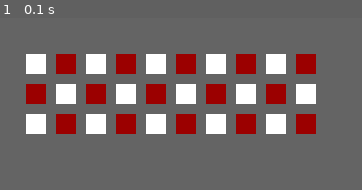
Above: before the commit, frame 1.
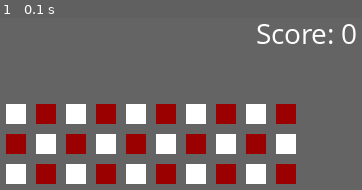
Above: after the commit, the same moment.

Repository: Roman-Blokhin/Python
Game: pygame game, started from my_code/testing/run_blocks/main.py
Two runs of this game, one before a commit and one after it. Both use one fixed random seed, a clock stepped at 60 frames per second and the inputs below.
Inputs:
- Up to frame 1 (0.1 s): no input

The runs differ from the first frame. In frame 1, 38% of the frame differs, in the area x 1-99%, y 3-97%.

Commit message:
Pygame - бегущие блоки. Расположение Score на экране

Diff:
--- a/my_code/testing/run_blocks/main.py
+++ b/my_code/testing/run_blocks/main.py
@@ -23,6 +23,10 @@
 direct_x = 1
 direct_y = 1
 
+score = 0
+score_x = 300
+score_y = 30
+
 # ---------------------- window ------------------------
 
 screen = pygame.display.set_mode(size)
@@ -34,6 +38,7 @@
 
 # ---------------------- objects ------------------------
 
+score_text = font.render(f'Score: {score}', 1, WHITE)
 
 # ---------------------- cycle ------------------------
 
@@ -46,6 +51,8 @@
 
     screen.fill(FRAME_COLOR)
 
+    screen.blit(score_text, (score_x, score_y))
+
     for row in range(3):
         for column in range(count_blocks):
             if (row + column) % 2 == 0:
@@ -53,8 +60,8 @@
             else:
                 color = RED
 
-            pygame.draw.rect(screen, color, [50 + column * count_blocks + MARGIN * (column + 1),
-                                             50 + row * count_blocks + MARGIN * (row + 1),
+            pygame.draw.rect(screen, color, [30 + column * count_blocks + MARGIN * (column + 1),
+                                             100 + row * count_blocks + MARGIN * (row + 1),
                                              block_size,
                                              block_size])
 
